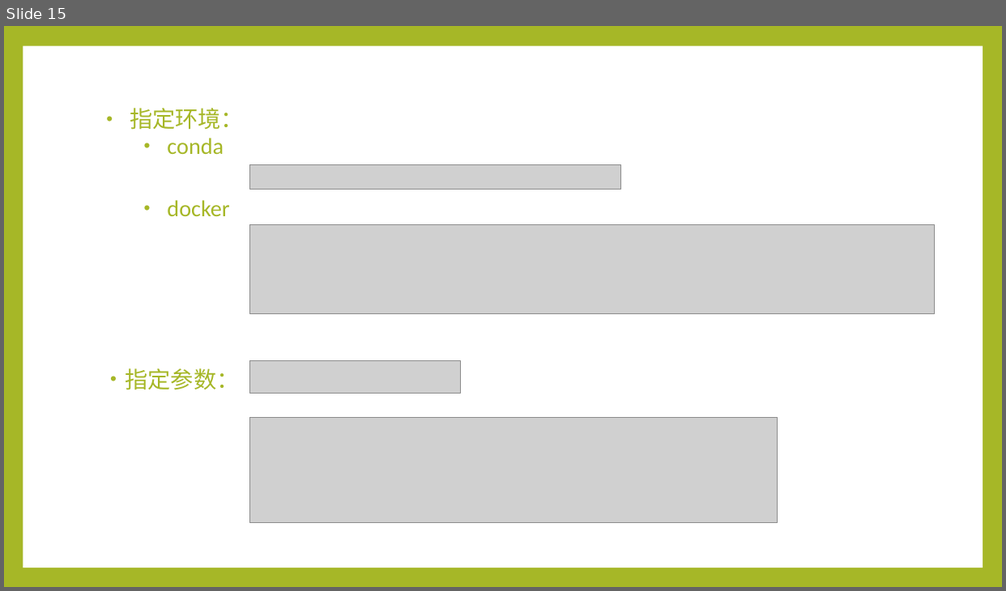
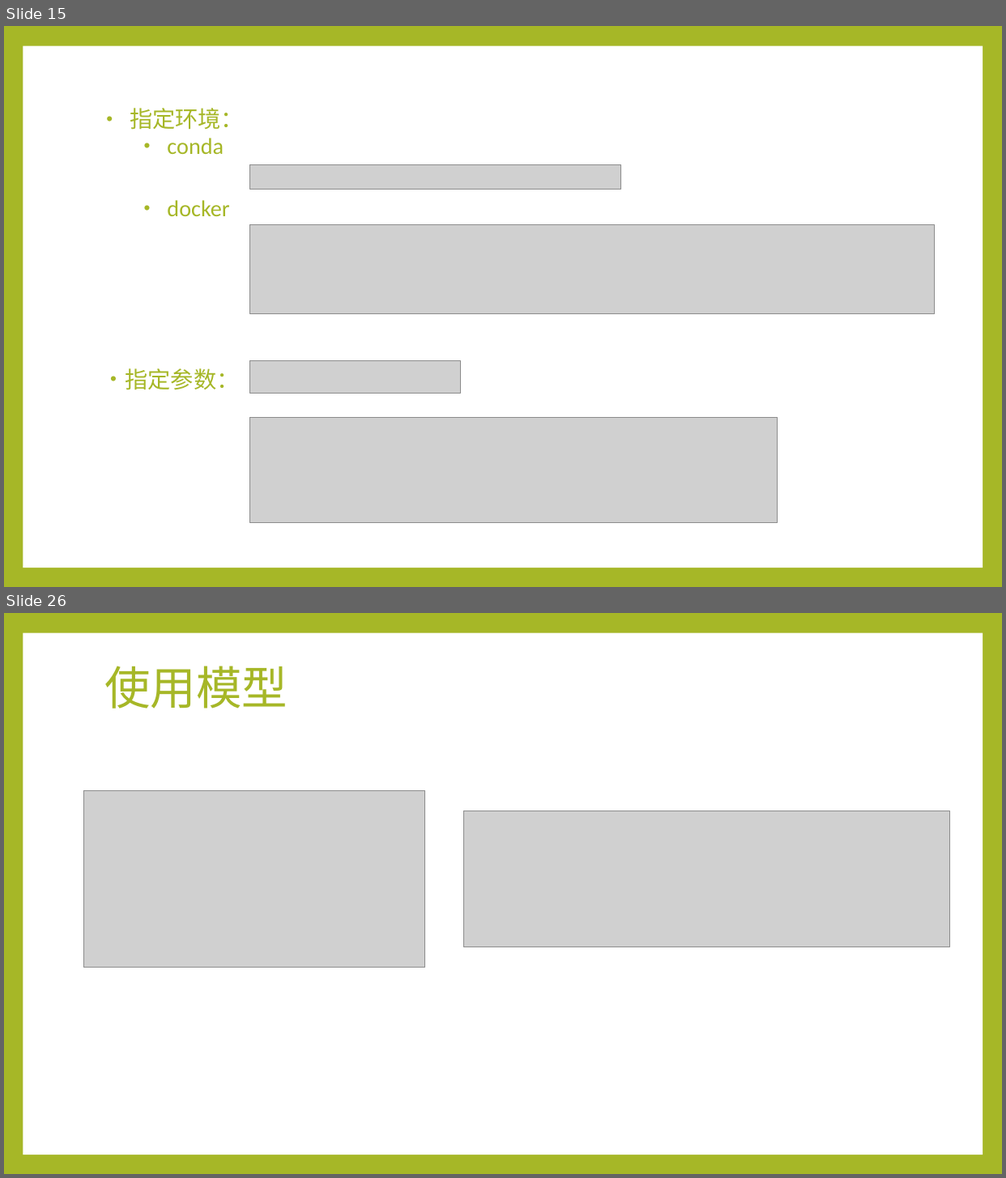
Before and after one commit to Alan-buaa/book, a slide deck: mlflow/MLflowpptx.pptx. Shown one above the other, each under a label of ours: slide 15 before the commit, slides 15 and 26 after it; the slides between them are not shown. The pictures are 1006x591 and 1006x1178 pixels, drawn with LibreOffice and Linux fonts; fonts in the diff are those of the drawing; grey boxes stand for pictures. Boxes give left, top, right and bottom in pixels: in the first picture for what was removed or moved away, otherwise in the second. Text is boxed around its words. In the diff, an @@ line names an element or a change of style, - is before the commit and + after.

```diff
--- a/mlflow/MLflowpptx.pptx
+++ b/mlflow/MLflowpptx.pptx
@@ slide 26 added at (4,613,1002,1174), background #A6B727; not listed: 1 template element that a slide beside it also shows @@
@@ title added at (104,666,288,709), 44 pt, text #A6B727 @@
+使用模型
@@ picture added at (83,790,424,967) @@
@@ picture added at (463,811,949,947) @@
```
Also in this commit, not shown: 3 slides changed, 13 other slides added, 1 slide removed.
